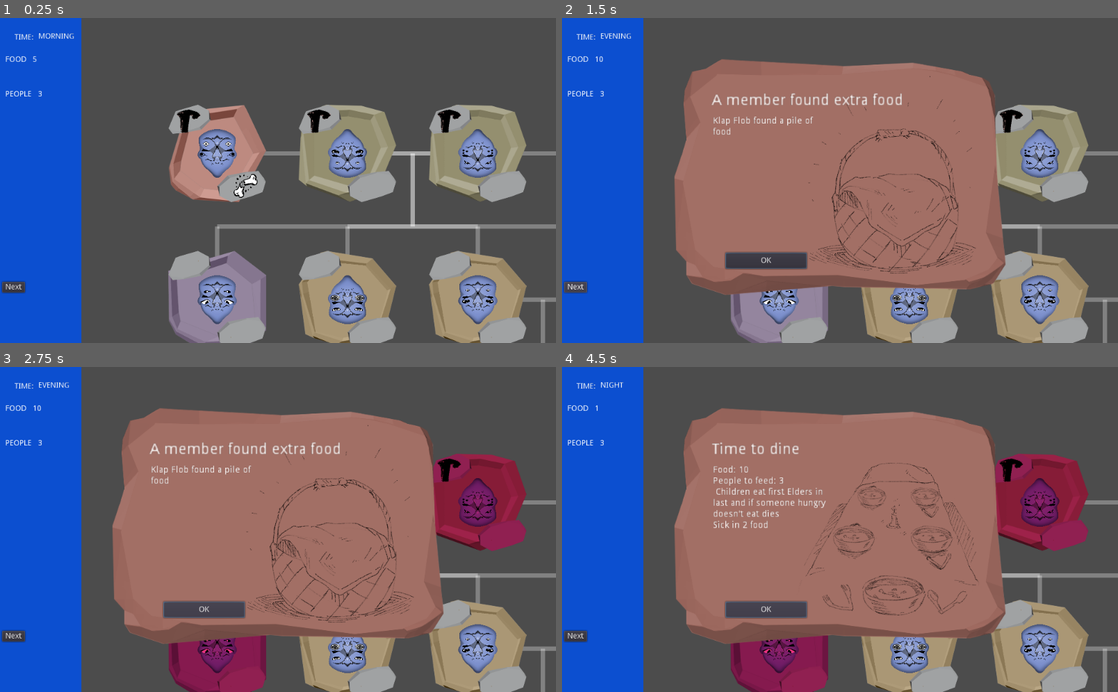
Above: before the commit, frames 1-4 (two rows, left to right).
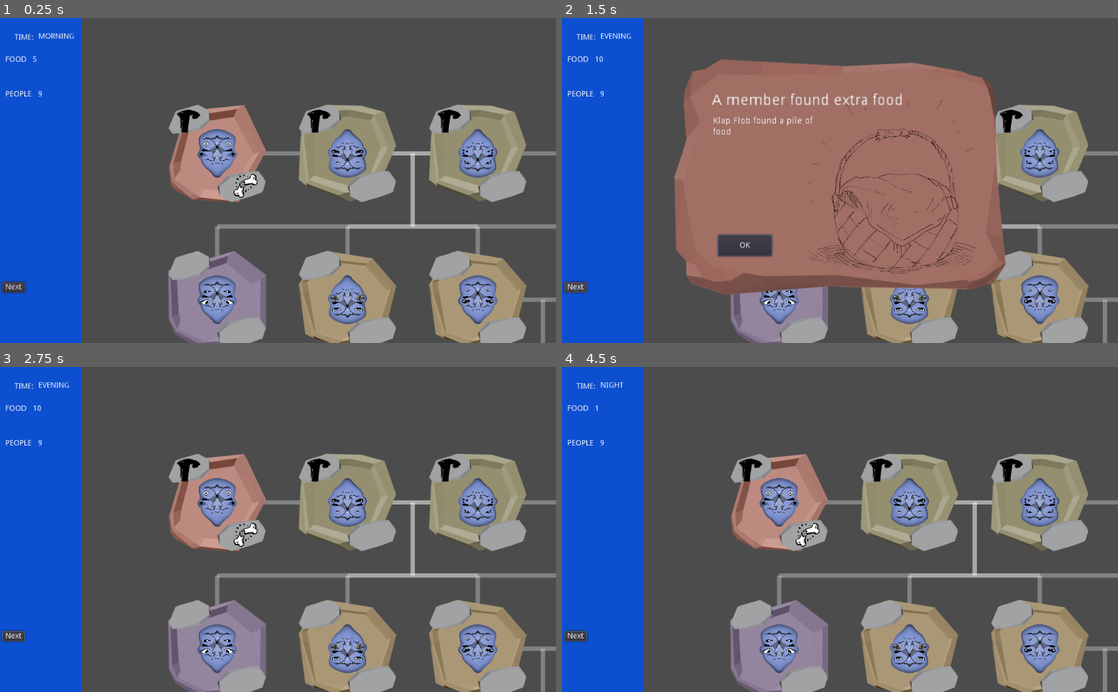
Above: after the commit, the same moments.

Repository: pmoco/GGJ23-FlipFlop_Gene
Game: Godot game, scene res://scenes/test.tscn
Two runs of this game, one before a commit and one after it. Both use one fixed random seed, a clock stepped at 60 frames per second and the inputs below.
Inputs (mouse positions are in pixels of both pictures, inside the frame that each line leads up to):
- Up to frame 1 (0.25 s): no input
- Up to frame 2 (1.5 s): click "Next" at 0.5 s; click "Next" at 1.25 s
- Up to frame 3 (2.75 s): click "OK" at 2 s
- Up to frame 4 (4.5 s): click (767, 610) at 2.75 s, where only the run before the commit has a clickable "OK"; click "Next" at 3.5 s; click "OK" at 4.25 s

The runs differ from the first frame. In frame 1, less than 0.1% of the frame differs, in the area x 6-8%, y 22-25%; in frame 2, 1.3%; in frame 3, 45%, in the area x 0-95%, y 12-100%; in frame 4, 45%.

Commit message:
adding Task handler
Hunt handle

Diff:
--- a/scenes/EventWindow.gd
+++ b/scenes/EventWindow.gd
@@ -6,13 +6,16 @@
 # var a = 2
 # var b = "text"
 
-func open(title="", description="", photoPath = "") :
+func open(title="", description="", photoPath = "", _scene = null ) :
+
+
 	find_node("Title").text = title
 	find_node("Description").text = description
 	if photoPath != "":
 		find_node("EventWindowImage").texture = load(photoPath)
 	popup_centered()
 
+	#_scene.WindowOpened =true
 
 
 # Called when the node enters the scene tree for the first time.
@@ -23,3 +26,8 @@
 # Called every frame. 'delta' is the elapsed time since the previous frame.
 #func _process(delta):
 #	pass
+
+
+func _on_Button_pressed():
+	if self.is_visible():
+		self.hide() # Replace with function body.
--- a/scenes/SideBar.gd
+++ b/scenes/SideBar.gd
@@ -12,7 +12,7 @@
 
 	find_node("turn").text = scene.currentState.nameState
 	find_node("food").text = ("%s" %scene.food)
-	find_node("people").text = ("%s" %scene.peopleCount)
+	find_node("people").text = ("%s" %scene.graph_holder.get_alive_characters().size())
 
 
 
--- /dev/null
+++ b/scenes/TaskWindow.gd
@@ -0,0 +1,31 @@
+extends Popup
+
+#signal update(tittle, description)
+
+# Declare member variables here. Examples:
+# var a = 2
+# var b = "text"
+
+func open(_scene=null, HuntRisk=0.0, HuntGain=0.0, ScavRisk = 0.0, ScavGain=0.0,FarmRisk=0.0,FarmGain=0.0,FishRisk=0.0,FishGain=0.0) :
+	find_node("HuntRisk").text = "%s " %HuntRisk
+	find_node("HuntGain").text = "%s " %HuntGain
+	find_node("ScavRisk").text = "%s " %ScavRisk
+	find_node("ScavGain").text = "%s " %ScavGain
+	find_node("FarmRisk").text = "%s " %FarmRisk
+	find_node("FarmGain").text = "%s " %FarmGain
+	find_node("FishRisk").text = "%s " %FishRisk
+	find_node("FishGain").text = "%s " %FishGain
+	popup_centered()
+# Called when the node enters the scene tree for the first time.
+func _ready():
+	pass # Replace with function body.
+
+
+# Called every frame. 'delta' is the elapsed time since the previous frame.
+#func _process(delta):
+#	pass
+
+
+func _on_HuntButton_pressed():
+	if self.is_visible():
+		self.hide()
--- a/scenes/test.tscn
+++ b/scenes/test.tscn
@@ -1,9 +1,19 @@
-[gd_scene load_steps=5 format=2]
+[gd_scene load_steps=15 format=2]
 
 [ext_resource path="res://scripts/SceneManager.gd" type="Script" id=1]
 [ext_resource path="res://scenes/EventWindow.gd" type="Script" id=2]
 [ext_resource path="res://scenes/SideBar.gd" type="Script" id=3]
-[ext_resource path="res://ASSETS/SPLASHART_FISHING.png" type="Texture" id=4]
+[ext_resource path="res://ASSETS/UI_OVERLAYS/0HUNT_ACTVITY.png" type="Texture" id=4]
+[ext_resource path="res://SPLASHART/SPLASHART_FARMING.png" type="Texture" id=5]
+[ext_resource path="res://ASSETS/UI_OVERLAYS/2POP_UPS.png" type="Texture" id=6]
+[ext_resource path="res://ASSETS/UI_OVERLAYS/0HARVEST_ACTIVITY.png" type="Texture" id=7]
+[ext_resource path="res://ASSETS/UI_OVERLAYS/0FARM_ACTVITY.png" type="Texture" id=8]
+[ext_resource path="res://ASSETS/UI_OVERLAYS/0FISH_ACTVITY.png" type="Texture" id=9]
+[ext_resource path="res://ASSETS/UI_OVERLAYS/0CLICK_FARM_ACTVITY.png" type="Texture" id=10]
+[ext_resource path="res://ASSETS/UI_OVERLAYS/0CLICK_HUNT_ACTVITY.png" type="Texture" id=11]
+[ext_resource path="res://ASSETS/UI_OVERLAYS/0CLICK_FISH_ACTVITY.png" type="Texture" id=12]
+[ext_resource path="res://ASSETS/UI_OVERLAYS/0CLICK_HARVEST_ACTIVITY.png" type="Texture" id=13]
+[ext_resource path="res://scenes/TaskWindow.gd" type="Script" id=14]
 
 [node name="Control" type="Control"]
 anchor_right = 1.0
@@ -25,52 +35,49 @@
 [node name="EventWindowImage" type="TextureRect" parent="EventWindow"]
 margin_right = 611.0
 margin_bottom = 447.0
-texture = ExtResource( 4 )
+texture = ExtResource( 5 )
 expand = true
 stretch_mode = 5
+
+[node name="VBoxContainer" type="VBoxContainer" parent="EventWindow/EventWindowImage"]
+anchor_right = 1.0
+margin_left = 70.0
+margin_top = 63.0
+margin_right = -241.0
+margin_bottom = 77.0
+rect_scale = Vector2( 2, 2 )
+
+[node name="Title" type="Label" parent="EventWindow/EventWindowImage/VBoxContainer"]
+margin_right = 300.0
+margin_bottom = 14.0
+text = "TITLE"
+valign = 1
+autowrap = true
+
+[node name="VBoxContainer2" type="VBoxContainer" parent="EventWindow/EventWindowImage"]
+anchor_right = 1.0
+margin_left = 71.5
+margin_top = 105.5
+margin_right = -364.5
+margin_bottom = 280.5
+rect_scale = Vector2( 1.2, 1.2 )
+
+[node name="Description" type="Label" parent="EventWindow/EventWindowImage/VBoxContainer2"]
+margin_right = 175.0
+margin_bottom = 82.0
+text = "çokasokdnfaksdºfkasºdjfasijdfioajdsofijadsoifjaosidjfoiasjdfoiajsdoifjasoidjfaoisdjfoiajsdfioajsdiofjadifjoaisjdiofjaoisdjfaijoiajsidjfoiajsdf"
+autowrap = true
 
 [node name="Button" type="Button" parent="EventWindow/EventWindowImage"]
 anchor_left = 0.5
 anchor_top = 1.0
 anchor_right = 0.5
 anchor_bottom = 1.0
-margin_left = -211.0
-margin_top = -90.5
-margin_right = -61.0
-margin_bottom = -60.5
+margin_left = -225.0
+margin_top = -123.5
+margin_right = -125.0
+margin_bottom = -83.5
 text = "OK"
-__meta__ = {
-"_editor_description_": "OK"
-}
-
-[node name="VBoxContainer" type="VBoxContainer" parent="EventWindow/EventWindowImage"]
-anchor_right = 1.0
-margin_left = 70.0
-margin_top = 63.0
-margin_right = -241.0
-margin_bottom = 77.0
-rect_scale = Vector2( 2, 2 )
-
-[node name="Title" type="Label" parent="EventWindow/EventWindowImage/VBoxContainer"]
-margin_right = 300.0
-margin_bottom = 14.0
-text = "TITLE"
-valign = 1
-autowrap = true
-
-[node name="VBoxContainer2" type="VBoxContainer" parent="EventWindow/EventWindowImage"]
-anchor_right = 1.0
-margin_left = 71.5
-margin_top = 105.5
-margin_right = -364.5
-margin_bottom = 280.5
-rect_scale = Vector2( 1.2, 1.2 )
-
-[node name="Description" type="Label" parent="EventWindow/EventWindowImage/VBoxContainer2"]
-margin_right = 175.0
-margin_bottom = 82.0
-text = "çokasokdnfaksdºfkasºdjfasijdfioajdsofijadsoifjaosidjfoiasjdfoiajsdoifjasoidjfaoisdjfoiajsdfioajsdiofjadifjoaisjdiofjaoisdjfaijoiajsidjfoiajsdf"
-autowrap = true
 
 [node name="SideBar" type="ColorRect" parent="."]
 anchor_bottom = 1.0
@@ -134,4 +141,289 @@
 margin_bottom = 507.0
 text = "Next"
 
+[node name="TaskWindow" type="Popup" parent="."]
+visible = true
+anchor_left = 0.5
+anchor_top = 0.5
+anchor_right = 0.5
+anchor_bottom = 0.5
+margin_left = -305.5
+margin_top = -223.5
+margin_right = 305.5
+margin_bottom = 223.5
+script = ExtResource( 14 )
+
+[node name="EventWindowImage" type="TextureRect" parent="TaskWindow"]
+margin_right = 611.0
+margin_bottom = 447.0
+texture = ExtResource( 6 )
+expand = true
+stretch_mode = 5
+
+[node name="titlebox" type="VBoxContainer" parent="TaskWindow/EventWindowImage"]
+anchor_right = 1.0
+margin_left = 63.0
+margin_top = 30.0
+margin_right = -244.0
+margin_bottom = 46.0
+rect_scale = Vector2( 2, 2 )
+
+[node name="Title" type="Label" parent="TaskWindow/EventWindowImage/titlebox"]
+margin_right = 304.0
+margin_bottom = 14.0
+text = "What to do today?"
+valign = 1
+autowrap = true
+
+[node name="HuntBox" type="VBoxContainer" parent="TaskWindow/EventWindowImage"]
+anchor_right = 1.0
+margin_left = 72.0
+margin_top = 77.0
+margin_right = -364.0
+margin_bottom = 198.0
+rect_scale = Vector2( 1.2, 1.2 )
+
+[node name="Container" type="Container" parent="TaskWindow/EventWindowImage/HuntBox"]
+margin_right = 175.0
+
+[node name="HuntText" type="Label" parent="TaskWindow/EventWindowImage/HuntBox/Container"]
+margin_top = 4.00001
+margin_right = 175.0
+margin_bottom = 35.0
+text = "Bring your family on the Great Hunt"
+autowrap = true
+
+[node name="RiskLabel" type="Label" parent="TaskWindow/EventWindowImage/HuntBox/Container"]
+margin_top = 39.0
+margin_right = 40.0
+margin_bottom = 53.0
+text = "RISK"
+
+[node name="HuntRisk" type="Label" parent="TaskWindow/EventWindowImage/HuntBox/Container"]
+margin_left = 46.0
+margin_top = 36.0
+margin_right = 76.0
+margin_bottom = 50.0
+rect_scale = Vector2( 1.3, 1.3 )
+
+[node name="HuntGain" type="Label" parent="TaskWindow/EventWindowImage/HuntBox/Container"]
+margin_left = 46.0
+margin_top = 54.0
+margin_right = 76.0
+margin_bottom = 68.0
+rect_scale = Vector2( 1.3, 1.3 )
+
+[node name="GainLabel" type="Label" parent="TaskWindow/EventWindowImage/HuntBox/Container"]
+margin_top = 57.0
+margin_right = 40.0
+margin_bottom = 71.0
+text = "GAIN"
+
+[node name="HuntButton" type="TextureButton" parent="TaskWindow/EventWindowImage/HuntBox/Container"]
+margin_left = 100.0
+margin_top = 30.0
+margin_right = 170.0
+margin_bottom = 100.0
+texture_normal = ExtResource( 4 )
+texture_pressed = ExtResource( 11 )
+expand = true
+
+[node name="Label" type="Label" parent="TaskWindow/EventWindowImage/HuntBox/Container/HuntButton"]
+margin_left = 11.25
+margin_top = 42.0833
+margin_right = 32.25
+margin_bottom = 56.0833
+rect_scale = Vector2( 2, 2 )
+text = "GO"
+
+[node name="ScavengeBox" type="VBoxContainer" parent="TaskWindow/EventWindowImage"]
+anchor_right = 1.0
+margin_left = 72.5
+margin_top = 220.5
+margin_right = -363.5
+margin_bottom = 341.5
+rect_scale = Vector2( 1.2, 1.2 )
+
+[node name="Container" type="Container" parent="TaskWindow/EventWindowImage/ScavengeBox"]
+margin_right = 175.0
+
+[node name="HuntText" type="Label" parent="TaskWindow/EventWindowImage/ScavengeBox/Container"]
+margin_top = 4.00001
+margin_right = 175.0
+margin_bottom = 35.0
+text = "Scavenge for food in the nearby woods
+"
+autowrap = true
+
+[node name="RiskLabel" type="Label" parent="TaskWindow/EventWindowImage/ScavengeBox/Container"]
+margin_top = 39.0
+margin_right = 40.0
+margin_bottom = 53.0
+text = "RISK"
+
+[node name="ScavRisk" type="Label" parent="TaskWindow/EventWindowImage/ScavengeBox/Container"]
+margin_left = 46.0
+margin_top = 36.0
+margin_right = 76.0
+margin_bottom = 50.0
+rect_scale = Vector2( 1.3, 1.3 )
+
+[node name="ScavGain" type="Label" parent="TaskWindow/EventWindowImage/ScavengeBox/Container"]
+margin_left = 46.0
+margin_top = 54.0
+margin_right = 76.0
+margin_bottom = 68.0
+rect_scale = Vector2( 1.3, 1.3 )
+
+[node name="GainLabel" type="Label" parent="TaskWindow/EventWindowImage/ScavengeBox/Container"]
+margin_top = 57.0
+margin_right = 40.0
+margin_bottom = 71.0
+text = "GAIN"
+
+[node name="ScavButton" type="TextureButton" parent="TaskWindow/EventWindowImage/ScavengeBox/Container"]
+margin_left = 100.0
+margin_top = 40.0
+margin_right = 175.0
+margin_bottom = 118.0
+texture_normal = ExtResource( 7 )
+texture_pressed = ExtResource( 13 )
+texture_hover = ExtResource( 7 )
+expand = true
+
+[node name="Label" type="Label" parent="TaskWindow/EventWindowImage/ScavengeBox/Container/ScavButton"]
+margin_left = 11.25
+margin_top = 42.0833
+margin_right = 32.25
+margin_bottom = 56.0833
+rect_scale = Vector2( 2, 2 )
+text = "GO"
+
+[node name="FarmBox" type="VBoxContainer" parent="TaskWindow/EventWindowImage"]
+anchor_right = 1.0
+margin_left = 325.5
+margin_top = 215.5
+margin_right = -110.5
+margin_bottom = 336.5
+rect_scale = Vector2( 1.2, 1.2 )
+
+[node name="Container" type="Container" parent="TaskWindow/EventWindowImage/FarmBox"]
+margin_right = 175.0
+
+[node name="HuntText" type="Label" parent="TaskWindow/EventWindowImage/FarmBox/Container"]
+margin_top = 4.00001
+margin_right = 175.0
+margin_bottom = 35.0
+text = "Farm for a brighter tomorrow
+"
+autowrap = true
+
+[node name="RiskLabel" type="Label" parent="TaskWindow/EventWindowImage/FarmBox/Container"]
+margin_top = 39.0
+margin_right = 40.0
+margin_bottom = 53.0
+text = "RISK"
+
+[node name="FarmRisk" type="Label" parent="TaskWindow/EventWindowImage/FarmBox/Container"]
+margin_left = 46.0
+margin_top = 36.0
+margin_right = 76.0
+margin_bottom = 50.0
+rect_scale = Vector2( 1.3, 1.3 )
+
+[node name="FarmGain" type="Label" parent="TaskWindow/EventWindowImage/FarmBox/Container"]
+margin_left = 46.0
+margin_top = 54.0
+margin_right = 76.0
+margin_bottom = 68.0
+rect_scale = Vector2( 1.3, 1.3 )
+
+[node name="GainLabel" type="Label" parent="TaskWindow/EventWindowImage/FarmBox/Container"]
+margin_top = 57.0
+margin_right = 40.0
+margin_bottom = 71.0
+text = "GAIN"
+
+[node name="FarmButton" type="TextureButton" parent="TaskWindow/EventWindowImage/FarmBox/Container"]
+margin_left = 102.0
+margin_top = 43.0
+margin_right = 180.0
+margin_bottom = 119.0
+texture_normal = ExtResource( 8 )
+texture_pressed = ExtResource( 10 )
+expand = true
+
+[node name="Label" type="Label" parent="TaskWindow/EventWindowImage/FarmBox/Container/FarmButton"]
+margin_left = 11.25
+margin_top = 42.0833
+margin_right = 32.25
+margin_bottom = 56.0833
+rect_scale = Vector2( 2, 2 )
+text = "GO"
+
+[node name="FishtBox" type="VBoxContainer" parent="TaskWindow/EventWindowImage"]
+anchor_right = 1.0
+margin_left = 324.5
+margin_top = 78.5
+margin_right = -111.5
+margin_bottom = 199.5
+rect_scale = Vector2( 1.2, 1.2 )
+
+[node name="Container" type="Container" parent="TaskWindow/EventWindowImage/FishtBox"]
+margin_right = 175.0
+
+[node name="HuntText" type="Label" parent="TaskWindow/EventWindowImage/FishtBox/Container"]
+margin_top = 4.00001
+margin_right = 175.0
+margin_bottom = 35.0
+text = "Take off to the river and catch fish"
+autowrap = true
+
+[node name="RiskLabel" type="Label" parent="TaskWindow/EventWindowImage/FishtBox/Container"]
+margin_top = 39.0
+margin_right = 40.0
+margin_bottom = 53.0
+text = "RISK"
+
+[node name="FishRisk" type="Label" parent="TaskWindow/EventWindowImage/FishtBox/Container"]
+margin_left = 46.0
+margin_top = 36.0
+margin_right = 76.0
+margin_bottom = 50.0
+rect_scale = Vector2( 1.3, 1.3 )
+
+[node name="FishGain" type="Label" parent="TaskWindow/EventWindowImage/FishtBox/Container"]
+margin_left = 46.0
+margin_top = 54.0
+margin_right = 76.0
+margin_bottom = 68.0
+rect_scale = Vector2( 1.3, 1.3 )
+
+[node name="FishButton" type="TextureButton" parent="TaskWindow/EventWindowImage/FishtBox/Container"]
+margin_left = 103.0
+margin_top = 35.0
+margin_right = 178.0
+margin_bottom = 110.0
+texture_normal = ExtResource( 9 )
+texture_pressed = ExtResource( 12 )
+texture_hover = ExtResource( 9 )
+expand = true
+
+[node name="Label" type="Label" parent="TaskWindow/EventWindowImage/FishtBox/Container/FishButton"]
+margin_left = 11.25
+margin_top = 42.0833
+margin_right = 32.25
+margin_bottom = 56.0833
+rect_scale = Vector2( 2, 2 )
+text = "GO"
+
+[node name="GainLabel" type="Label" parent="TaskWindow/EventWindowImage/FishtBox/Container"]
+margin_top = 57.0
+margin_right = 40.0
+margin_bottom = 71.0
+text = "GAIN"
+
+[connection signal="pressed" from="EventWindow/EventWindowImage/Button" to="EventWindow" method="_on_Button_pressed"]
 [connection signal="pressed" from="SideBar/NextButton" to="." method="_on_NextButton_pressed"]
+[connection signal="pressed" from="TaskWindow/EventWindowImage/HuntBox/Container/HuntButton" to="." method="_on_HuntButton_pressed"]
+[connection signal="pressed" from="TaskWindow/EventWindowImage/HuntBox/Container/HuntButton" to="TaskWindow" method="_on_HuntButton_pressed"]
--- a/scripts/SceneManager.gd
+++ b/scripts/SceneManager.gd
@@ -19,6 +19,7 @@
 
 #===============UI
 var EventWindow
+var TaskWindow
 var sideBar
 
 #Handlers
@@ -27,6 +28,13 @@
 
 var graph_holder : GraphHolder
 
+var WindowOpened =false
+
+#Action
+
+var action = "NONE"
+var risk= 0.0
+var gain= 0.0
 
 func _init():
 	eventManager =  Event_manager.new ()
@@ -56,6 +64,8 @@
 func _process(_delta):
 
 	sideBar.updateUI(self)
+
+
 	if (peopleCount == 0):
 		print("U LOOSE")
 
@@ -77,6 +87,7 @@
 func _ready():
 	EventWindow = get_node("EventWindow")
 	sideBar = get_node("SideBar")
+	TaskWindow =  get_node("TaskWindow")
 
 
 func printState():
@@ -95,3 +106,9 @@
 
 func _on_NextButton_pressed():
 	nextStep() # Replace with function body.
+
+
+func _on_HuntButton_pressed():
+	risk = float(find_node("HuntRisk").text)
+	gain = float(find_node("HuntGain").text)
+	action = "HUNT"
--- a/scripts/states/Morning.gd
+++ b/scripts/states/Morning.gd
@@ -22,7 +22,7 @@
 	flag = event.triggerEvent( scene)
 	if flag == 0:
 		var eventWindow = scene.EventWindow
-		eventWindow.open(event.title , event.text, event.photoPath)
+		eventWindow.open(event.title , event.text, event.photoPath, scene)
 
 	# 	var event = scene.eventManager.GetNightEvent()
 	#  	event.show()
--- a/scripts/states/Noon.gd
+++ b/scripts/states/Noon.gd
@@ -1,4 +1,10 @@
 class_name Noon extends State
+
+
+var HUNT_Mod = 2.0
+var FARM_Mod = .1
+var SCAV_Mod = 1.2
+var FISH_Mod = 1.5
 
 
 # Called when the node enters the scene tree for the first time.
@@ -8,7 +14,35 @@
 	# Replace with function body.
 
 func run(_scene) ->void :
-	print("am Running %s"  % nameState)
-# Called every frame. 'delta' is the elapsed time since the previous frame.
-#func _process(delta):
-#	pass
+
+	var people =  _scene.graph_holder.get_alive_characters().size()
+	var eficiency =  people * .75
+
+	var HuntRisk = generateTaskRisk(HUNT_Mod)
+	var HuntGain = generateTaskGain(eficiency,HUNT_Mod)
+
+	var ScavRisk = generateTaskRisk(SCAV_Mod)
+	var ScavGain = generateTaskGain(eficiency,SCAV_Mod)
+
+	var FishRisk = generateTaskRisk(FISH_Mod)
+	var FishGain = generateTaskGain(eficiency,FISH_Mod)
+
+	var FarmRisk = generateTaskRisk(FISH_Mod)
+	var FarmGain = generateTaskGain(eficiency,FISH_Mod)
+
+	_scene.TaskWindow.open(_scene,HuntRisk,HuntGain,ScavRisk,ScavGain,FarmRisk,FarmGain,FishRisk,FishGain)
+
+
+
+
+
+func generateTaskRisk( Modifier) :
+
+	var rdm =  randi() % 10
+	return  Modifier * rdm
+
+func generateTaskGain(eficiency,Mod) :
+
+	var rdm =  randi() % 51
+
+	return (Mod + (rdm * .1 )) * eficiency
Not shown, added: ASSETS/UI_OVERLAYS/00FLIPPEDDAY-NIGHT_CYCLE.png.import
Not shown, added: ASSETS/UI_OVERLAYS/00LEFT_BORDER.png.import
Not shown, added: ASSETS/UI_OVERLAYS/00RESOURCES.png.import
Not shown, added: ASSETS/UI_OVERLAYS/00RIGHT_BORDER.png.import
Not shown, added: ASSETS/UI_OVERLAYS/01080x1080BACKGROUND.png.import
